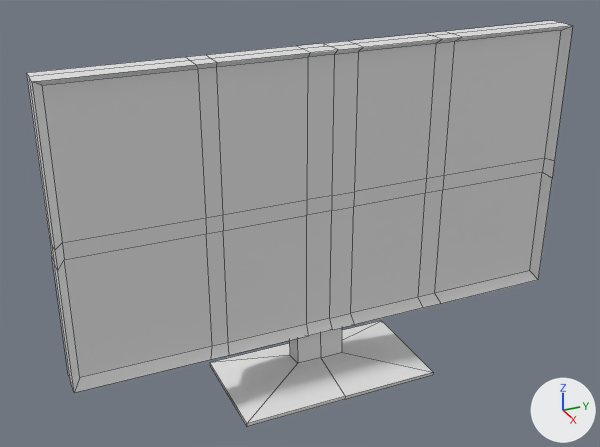
The FBX model Assets/import/Monitor.fbx as it was, and as the next commit left it.
The view is the same before and after, from a camera (50 mm lens) standing at (0.844, -0.418, 0.642) and looking at (-0.024, -0.027, 0.207). The axes (+X, +Y, +Z) are drawn at lower right. The lights are the same throughout. Mesh edges are drawn as thin lines.
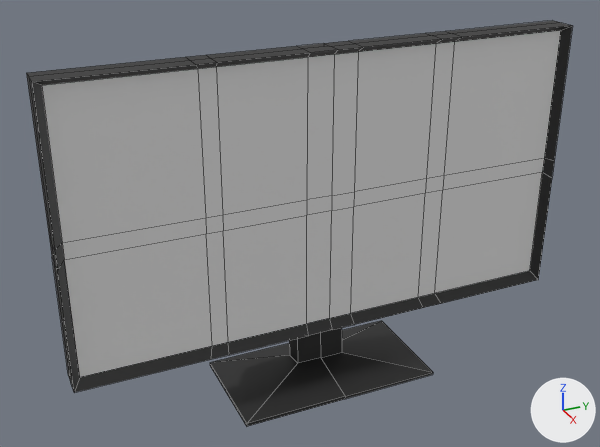
Where the change shows, as pixel boxes (x1, y1, x2, y2) in the pictures (600 x 447 px):
part 1 of me_cube, recoloured (white to black)
    both: (27, 21, 572, 426)

What changed in the scene script:
```text
Add mat_material_001:
    mat_material_001 = principled_material('Material.001')
    mat_material_001.base_color = (0.0204, 0.0204, 0.0204)  # black #272727
Change me_cube:
    where me_cube.from_pydata(...)  # 134 vertices, 132 faces; spans x -0.084..0.057, y -0.33..0.33, z -0.014..0.433
    used by ob_cube; location = (0.0, 0.0, 0.0)
    me_cube part 1: 108 of the faces centred in x -0.084..0.057, y -0.33..0.33, z -0.012..0.433 switch from mat_material (white #e7e7e7) to mat_material_001 (black #272727)
```
